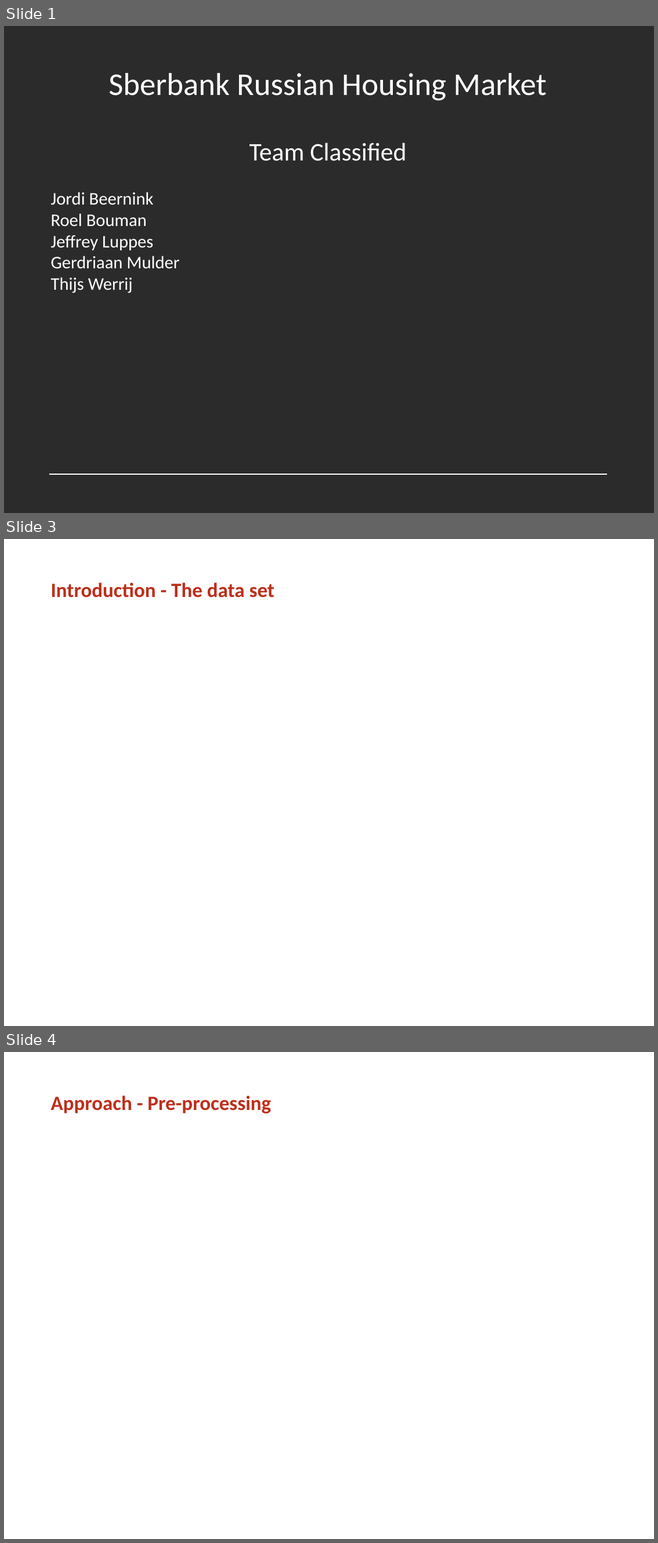
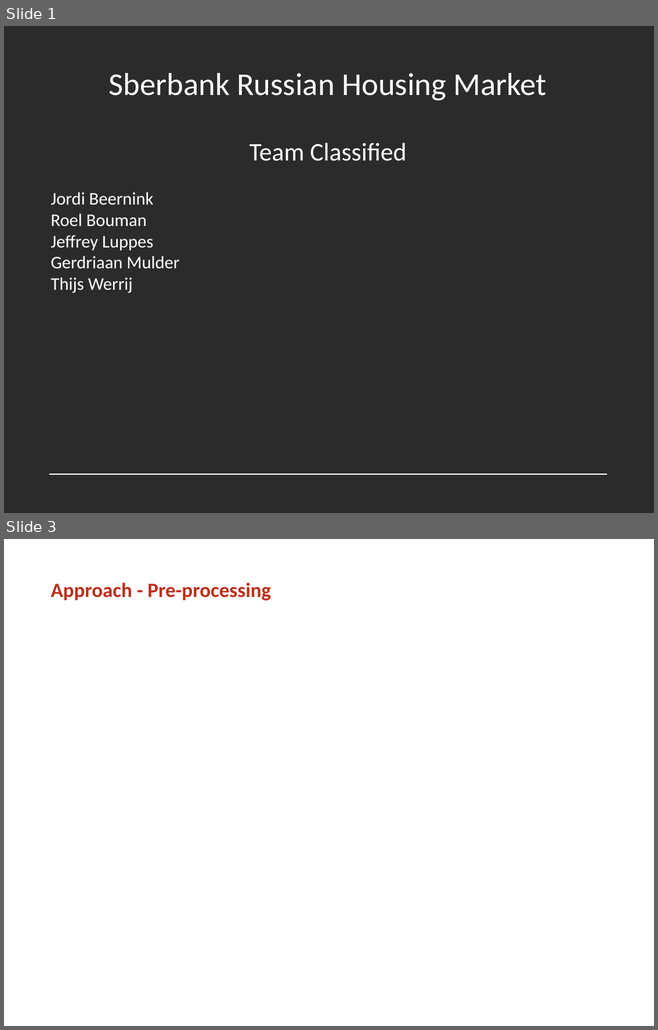
Before and after one commit to mrngm/Classified, a slide deck: presentatie/Classified_MLiP_final_presentation_2.pptx. Shown one above the other, each under a label of ours: slides 1, 3 and 4 before the commit, slides 1 and 3 after it; the slides between them are not shown. The pictures are 658x1543 and 658x1030 pixels, drawn with LibreOffice and Linux fonts; fonts in the diff are those of the drawing; background and template pictures are left out; a plain dark background stands for a picture behind light text. Boxes give left, top, right and bottom in pixels: in the first picture for what was removed or moved away, otherwise in the second. Text is boxed around its words. In the diff, an @@ line names an element or a change of style, - is before the commit and + after.

```diff
--- a/presentatie/Classified_MLiP_final_presentation_2.pptx
+++ b/presentatie/Classified_MLiP_final_presentation_2.pptx
@@ slide 3 removed at (4,539,654,1026), background picture (left out) @@
@@ title removed at (51,583,274,598) @@
-Introduction - The data set
@@ what was slide 4 is now slide 3 @@
```
Also in this commit, not shown: 1 slide changed.
